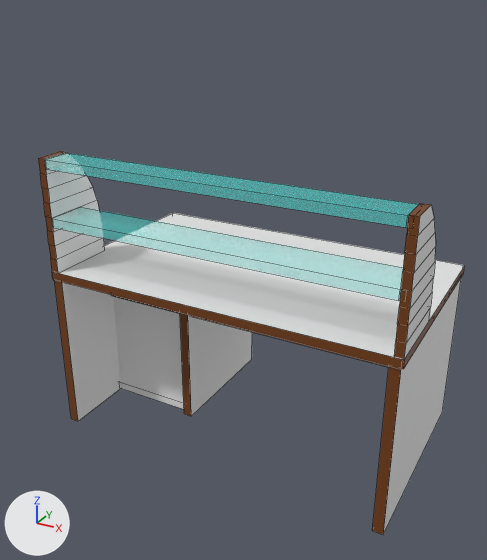
An edit to the FBX model Assets/Prefabs/Tables/table_tier10.fbx, drawn before and after from the same camera.
Camera for both pictures: a 50 mm camera at (1.45, -2.83, 2.35) aimed at (-0.05, -0.11, 0.99). Arrows for +X, +Y and +Z are at lower left; the lights stay in place. Mesh edges are drawn as thin lines. Where no turn or scale is listed for an object, it has been applied to the vertices.

Script lines for the objects in view, before the commit:
```python
me_cube_003 = bpy.data.meshes.new('Cube.003')
me_cube_003.from_pydata(...)  # 16 vertices, 10 faces; spans x -0.478..0.032, y 0.02..0.063, z -0.527..0.043
me_cube_003.materials.append(mat_mdf_board_light_var5)  # white #e7e7e7
me_cube_023 = bpy.data.meshes.new('Cube.023')
me_cube_023.from_pydata(...)  # 192 vertices, 146 faces; spans x -22.3..97.7, y -18.9..90.2, z -24.3..0.3
# faces by material slot: [68, 58, 20]
me_cube_023.materials.append(mat_mdf_board_light_var5)  # white #e7e7e7
me_cube_023.materials.append(mat_mdf_rim)  # brown #753f0e
me_cube_023.materials.append(mat_glass)  # cyan #50fff7
ob_cube_004 = bpy.data.objects.new('Cube.004', me_cube_023)
ob_cube_004.location = (0.879, -0.366, 1.326)
ob_cube_004.rotation_euler = (0.0, 1.571, 0.0)  # degrees (0, 90, 0)
ob_cube_004.scale = (0.0122, 0.00995, 0.0736)
ob_cube_010 = bpy.data.objects.new('Cube.010', me_cube_003)
ob_cube_010.location = (-0.395, -0.187, 0.7)
```
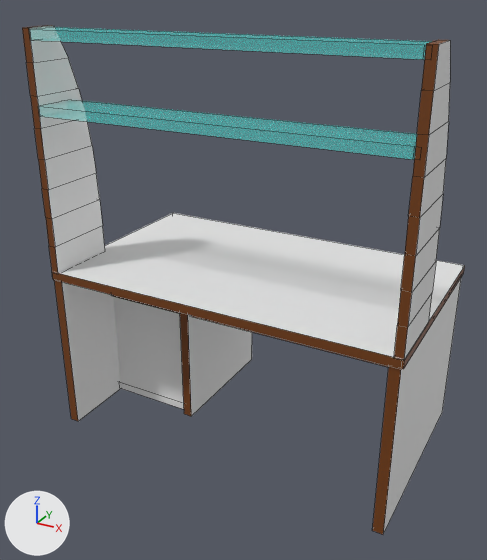
Location of each change, [x1, y1, x2, y2] in pixels of the pictures (487 x 560 px; the box of a moved part takes in the faces that stretch with it):
'Cube.004', reshaped, moved, rescaled (33% taller)
    before: [38, 151, 465, 534]
    after: [22, 25, 465, 534]
part 1 of me_cube_023, moved or reshaped
    both: [52, 213, 465, 369]
part 2 of me_cube_023, moved or reshaped
    before: [45, 153, 419, 228]
    after: [30, 27, 432, 60]
part 3 of me_cube_023, moved or reshaped
    before: [52, 207, 403, 301]
    after: [39, 100, 417, 160]

The edits, one by one:
me_cube_023 has 192 vertices, 146 faces and spans x -22.3..97.7, y -18.9..90.2, z -24.3..0.3.
me_cube_023 is used by ob_cube_004; location (0.879, -0.366, 1.326); rotation (0.0, 1.571, 0.0), in degrees (0, 90, 0); scale (0.0122, 0.00995, 0.0736).
me_cube_023 part 1: the loose piece of 16 vertices spanning x 24.9..28.4, y -18.9..90.2, z -24.3..0.3 is scaled about its middle by (0.501, 1, 1), then moved by (-0.9, 0.0, 0.0).
me_cube_023 part 2: the loose piece of 16 vertices spanning x -21.9..-18.2, y -18.1..-3.0, z -23.8..0.0 is scaled about its middle by (0.501, 1, 1), then moved by (-1.1, 0.0, 0.0).
me_cube_023 part 3: the loose piece of 16 vertices spanning x 1.7..5.4, y -18.1..3.1, z -23.8..0.0 is scaled about its middle by (0.501, 1, 1), then moved by (-11.3, 0.0, 0.0).
Object 'Cube.004' (ob_cube_004) moves from (0.879, -0.366, 1.326) to (0.879, -0.366, 1.629).
Object 'Cube.004' (ob_cube_004) is rescaled from (0.0122, 0.00995, 0.0736) to (0.0244, 0.00995, 0.0736).
